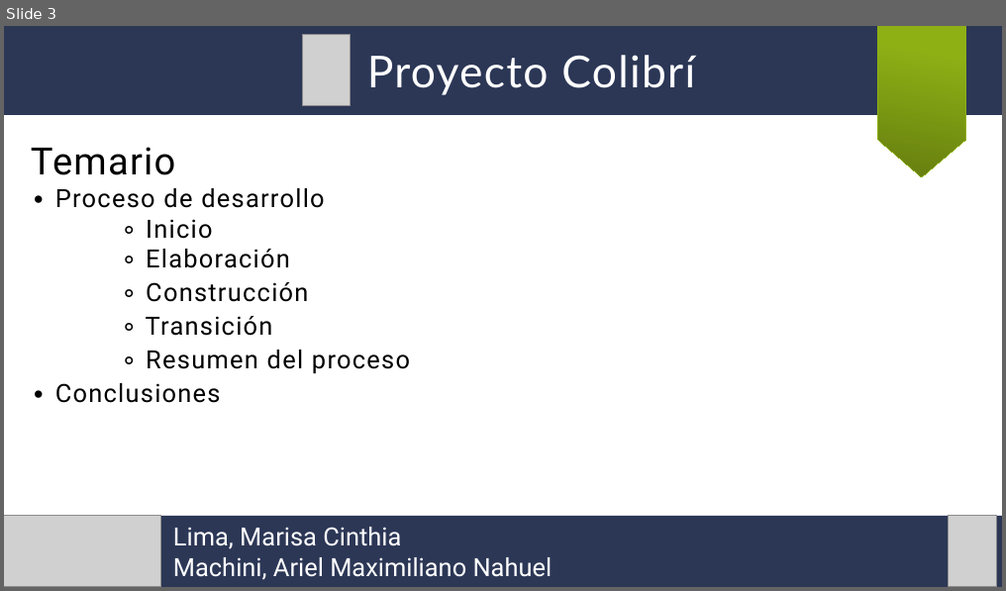
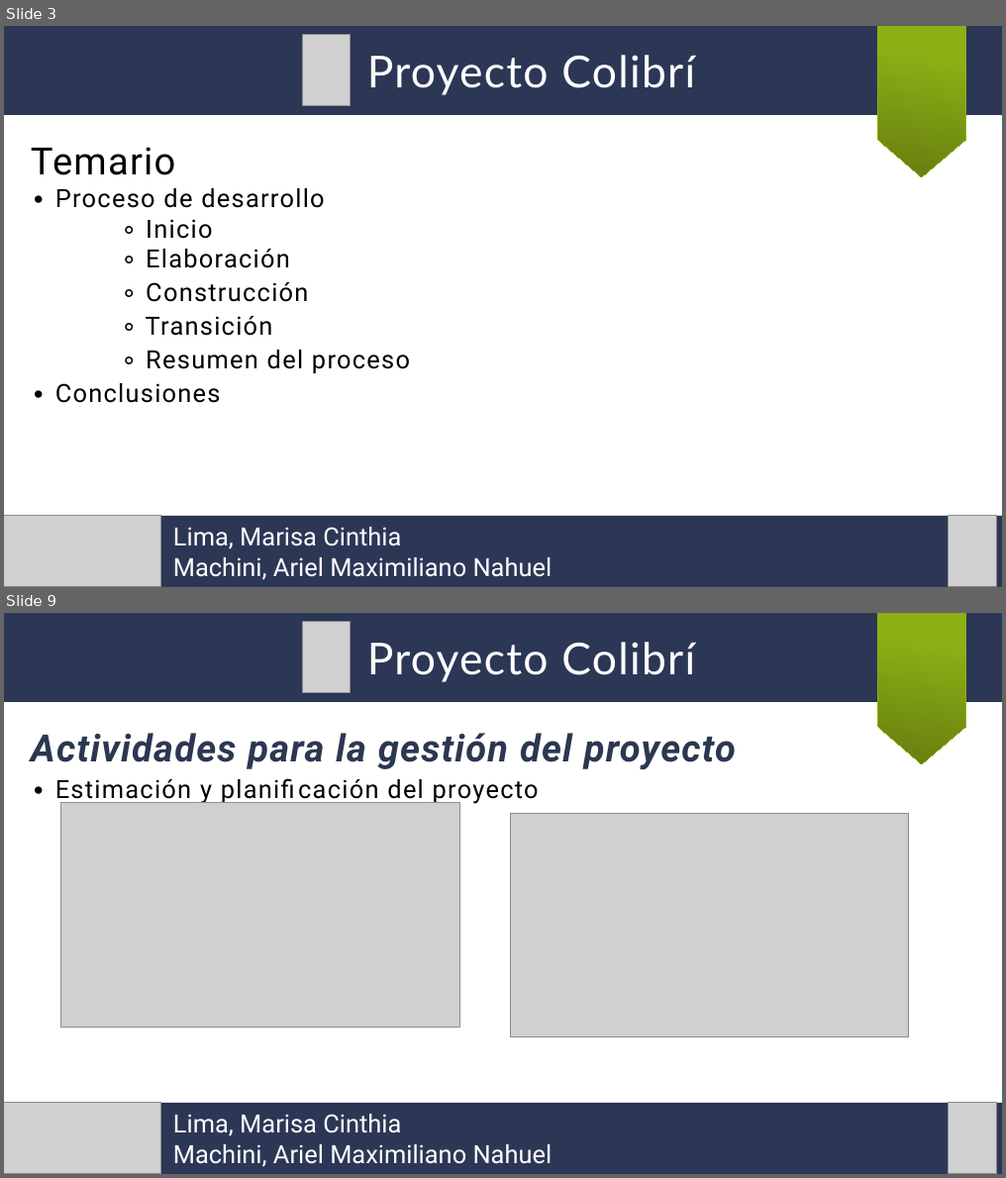
Before and after one commit to arielmachini/Caciar, a slide deck: Archivo/Presentaciones/Presentación final.odp. Shown one above the other, each under a label of ours: slide 3 before the commit, slides 3 and 9 after it; the slides between them are not shown. The pictures are 1006x591 and 1006x1178 pixels, drawn with LibreOffice and Linux fonts; fonts in the diff are those of the drawing; grey boxes stand for pictures. Boxes give left, top, right and bottom in pixels: in the first picture for what was removed or moved away, otherwise in the second. Text is boxed around its words. In the diff, an @@ line names an element or a change of style, - is before the commit and + after.

```diff
--- a/Archivo/Presentaciones/Presentación final.odp
+++ b/Archivo/Presentaciones/Presentación final.odp
@@ slide 9 added at bbox=[4, 613, 1002, 1174], background #FFFFFF @@
@@ rectangle added at bbox=[4, 613, 1002, 702], fill #2C3756 @@
@@ picture added at bbox=[303, 622, 350, 693] @@
@@ text added at bbox=[367, 642, 695, 682], 35 pt, text #FFFFFF @@
+Proyecto Colibrí
@@ freeform shape added at bbox=[877, 613, 966, 764], fill gradient #8EB015 to #8EAF15 to #8DAF15 to #8DAE15 to #8CAE15 to #8CAD15, outline #8EB015 0 pt @@
@@ text added at bbox=[31, 733, 736, 804], 20 pt, text #000000 @@
+Actividades para la gestión del proyecto
+∙ Estimación y planificación del proyecto
@@ picture added at bbox=[61, 803, 459, 1028] @@
@@ picture added at bbox=[511, 814, 910, 1038] @@
@@ rectangle added at bbox=[4, 1103, 1002, 1174], fill #2C3756 @@
@@ picture added at bbox=[4, 1103, 160, 1174] @@
@@ text added at bbox=[173, 1114, 552, 1167], 20 pt, text #FFFFFF @@
+Lima, Marisa Cinthia
+Machini, Ariel Maximiliano Nahuel
@@ picture added at bbox=[948, 1103, 997, 1174] @@
```
Also in this commit, not shown: 3 slides changed, 11 other slides added, 11 other files.
